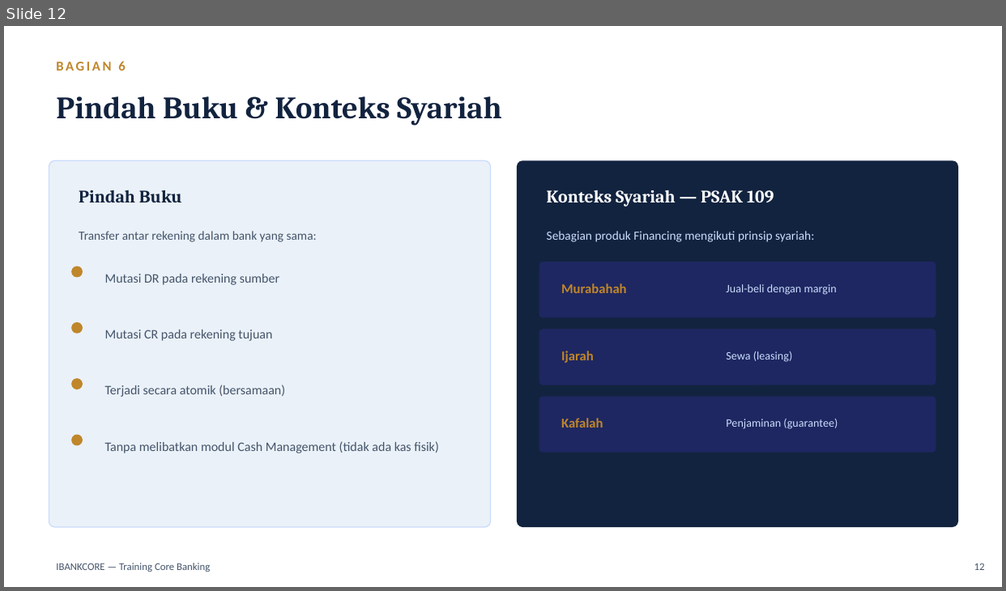
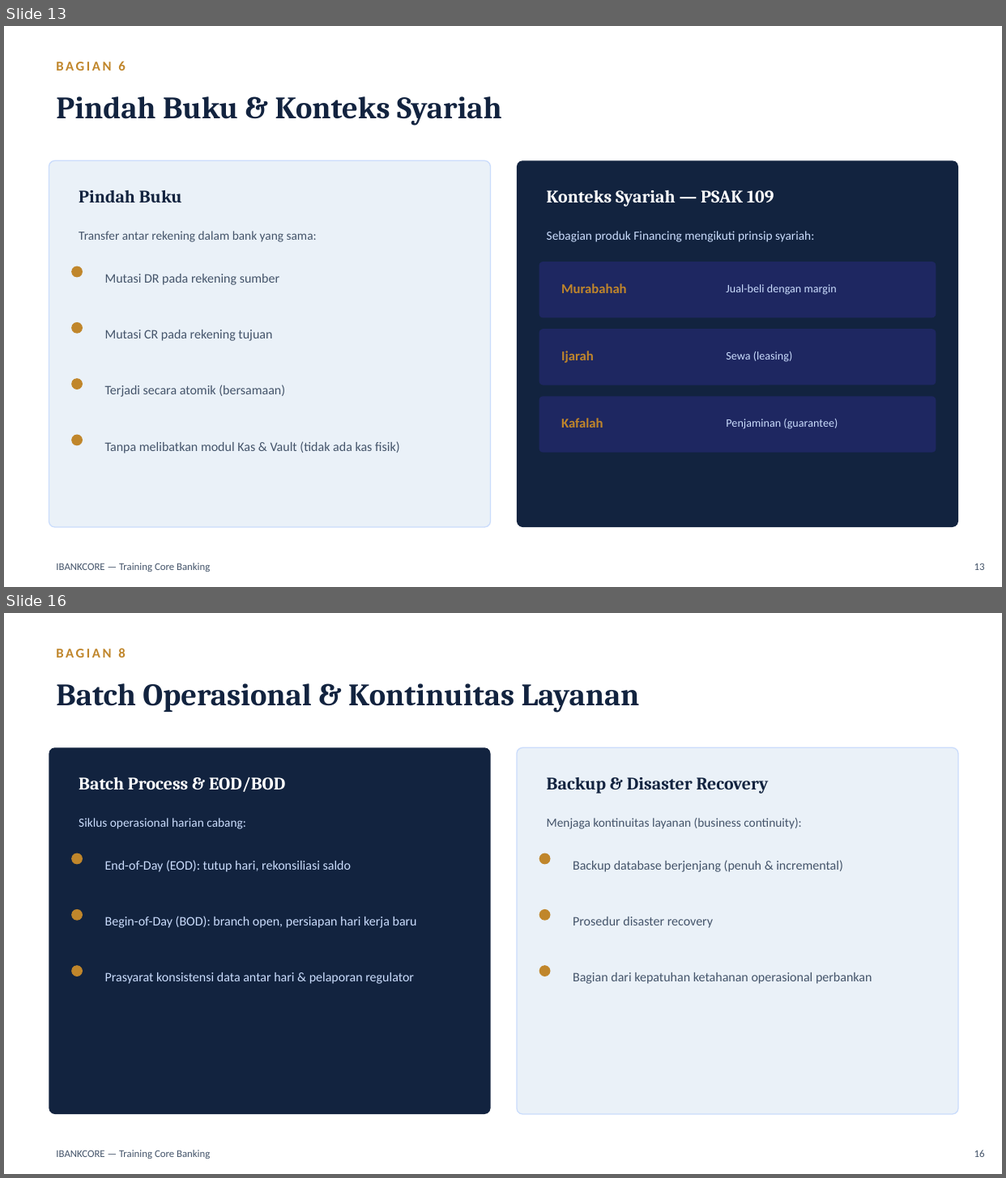
Before and after one commit to wisnu/ibankcore-training-materials, a slide deck: dist/materi_training_ibankcore.pptx. Shown one above the other, each under a label of ours: slide 12 before the commit, slides 13 and 16 after it; the slides between them are not shown. The pictures are 1006x591 and 1006x1178 pixels, drawn with LibreOffice and Linux fonts; fonts in the diff are those of the drawing. Boxes give left, top, right and bottom in pixels: in the first picture for what was removed or moved away, otherwise in the second. Text is boxed around its words. In the diff, an @@ line names an element or a change of style, - is before the commit and + after.

Commit message:
Add product/security/ops topics; rename Cash Management to Kas & Vault
Expand training materi/slides with additional topics discovered from
core/enterprise codebase: Deposito, Kliring, Teller/Counter, QRIS/VA,
Host-to-Host/REST API, Corporate Banking, CIF, Biller/Remittance, Dana
Haji, batch EOD/BOD, backup/DR, and maker-checker/security/audit.

Also rename the "Cash Management" module to "Kas & Vault (Teller/ATM)"
across diagrams, materi, and slides to avoid confusion with the
industry term "Cash Management System" (corporate CIF web portal),
which is a different thing from this internal physical-cash module.
Regenerate all diagram PNGs and rebuild dist/docx+pptx accordingly.

```diff
--- a/dist/materi_training_ibankcore.pptx
+++ b/dist/materi_training_ibankcore.pptx
@@ slide 16 added at (4,613,1002,1174), background #FFFFFF @@
@@ text added at (56,648,125,658), 13 pt, text #C0862B, bold @@
+BAGIAN 8
@@ text added at (56,683,640,713), 30 pt, text #12233F, bold @@
+Batch Operasional & Kontinuitas Layanan
@@ rounded rectangle added at (49,747,491,1114), fill #12233F @@
@@ rounded rectangle added at (517,747,958,1114), fill #EAF1F8, outline #CADCFC 1 pt @@
@@ text added at (79,777,285,792), 17 pt, text #FFFFFF, bold @@
+Batch Process & EOD/BOD
@@ text added at (547,777,769,794), 17 pt, text #12233F, bold @@
+Backup & Disaster Recovery
@@ text added at (79,818,246,829), 12 pt, text #CADCFC @@
+Siklus operasional harian cabang:
@@ text added at (547,818,802,829), 12 pt, text #44546A @@
+Menjaga kontinuitas layanan (business continuity):
@@ ellipse added at (71,854,83,865), fill #C0862B @@
@@ ellipse added at (539,854,551,865), fill #C0862B @@
@@ text added at (105,860,351,872), 12.5 pt, text #CADCFC @@
+End-of-Day (EOD): tutup hari, rekonsiliasi saldo
@@ text added at (573,860,843,872), 12.5 pt, text #44546A @@
+Backup database berjenjang (penuh & incremental)
@@ ellipse added at (71,909,83,921), fill #C0862B @@
@@ text added at (105,916,417,928), 12.5 pt, text #CADCFC @@
+Begin-of-Day (BOD): branch open, persiapan hari kerja baru
@@ ellipse added at (539,909,551,921), fill #C0862B @@
@@ text added at (573,917,713,928), 12.5 pt, text #44546A @@
+Prosedur disaster recovery
@@ ellipse added at (71,965,83,977), fill #C0862B @@
@@ text added at (105,973,414,984), 12.5 pt, text #CADCFC @@
+Prasyarat konsistensi data antar hari & pelaporan regulator
@@ ellipse added at (539,965,551,977), fill #C0862B @@
@@ text added at (573,973,872,984), 12.5 pt, text #44546A @@
+Bagian dari kepatuhan ketahanan operasional perbankan
@@ text added at (56,1150,210,1159), 10 pt, text #44546A @@
+IBANKCORE — Training Core Banking
@@ text added at (974,1150,985,1157), 10 pt, text #44546A @@
+16
@@ what was slide 12 is now slide 13 @@
@@ slide 13 changed as well @@
@@ text at (105,442,400,454): text changed @@
-Tanpa melibatkan modul Cash Management (tidak ada kas fisik)
+Tanpa melibatkan modul Kas & Vault (tidak ada kas fisik)
@@ text at (974,563,985,570): text changed @@
-12
+13
```
Also in this commit, not shown: 11 other slides changed, 4 other slides added, 8 other files.
